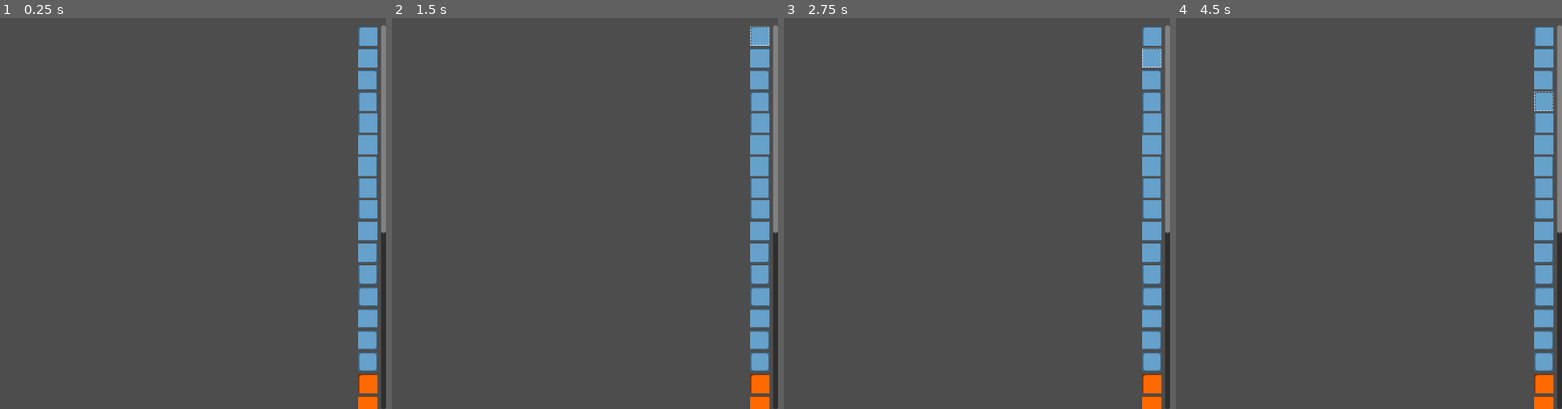
Above: before the commit, frames 1-4 (left to right).
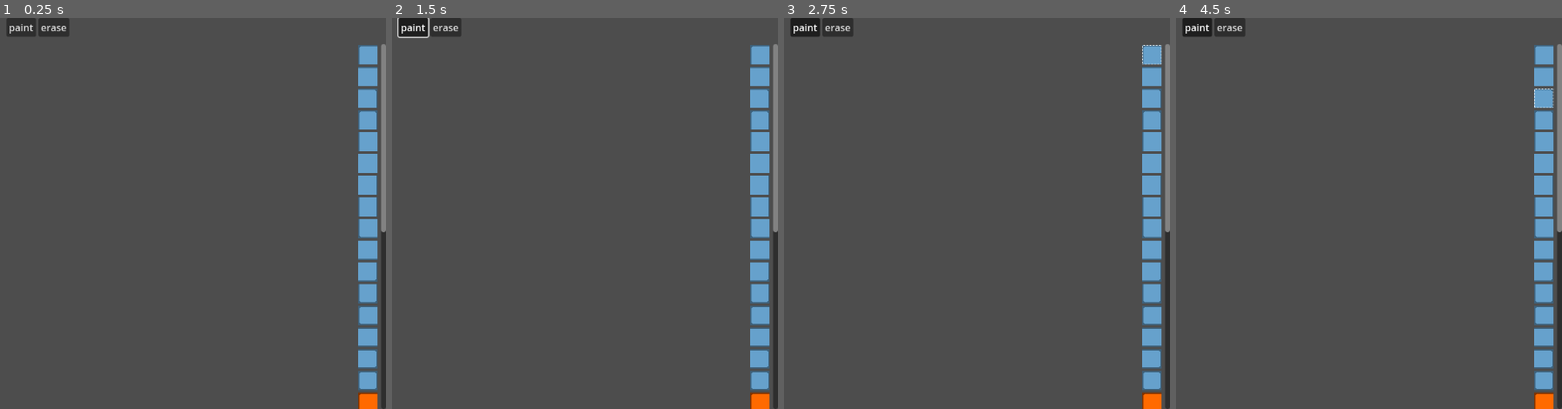
Above: after the commit, the same moments.

Repository: krotomo/glue-gun-game
Game: Godot game, scene res://editor/editor.tscn
Same seed, same stepped clock (60 frames per second), same inputs: the game is played once before the commit and once after it.
Inputs (mouse positions are in pixels of both pictures, inside the frame that each line leads up to):
- Up to frame 1 (0.25 s): no input
- Up to frame 2 (1.5 s): click (415, 25) at 0.5 s, where only the run after the commit has a clickable "paint"; click (758, 37) at 1.27 s
- Up to frame 3 (2.75 s): click (1150, 57) at 2.02 s
- Up to frame 4 (4.5 s): click (1542, 80) at 2.77 s; click (1542, 53) at 3.52 s; click (1542, 100) at 4.27 s

The runs differ from the first frame. In frame 1, 2.8% of the frame differs, in the area x 1-100%, y 0-100%; in frame 2, 2.9%; in frame 3, 2.8%; in frame 4, 2.8%.

Commit message:
add and remove cells!!

Diff:
--- a/editor/editor.gd
+++ b/editor/editor.gd
@@ -1,15 +1,25 @@
 extends VSplitContainer
 
 const TileButton = preload("res://editor/tile_button.gd")
+const ToolButton = preload("res://editor/tool_button.gd")
 
 @export var tile_set: TileSet
 @export var outline_texture: Texture2D
 @onready var tile_container = $HSplitContainer/VBoxContainer/ScrollContainer/MarginContainer/TileContainer
 @onready var subviewport_container = $HSplitContainer/SubViewportContainer
-var button_group = ButtonGroup.new()
+@onready var subviewport = $HSplitContainer/SubViewportContainer/SubViewport
+@onready var camera = $HSplitContainer/SubViewportContainer/SubViewport/Camera2D
+@onready var tile_map_layer = $HSplitContainer/SubViewportContainer/SubViewport/TileMapLayer
+@onready var toolbar = $Toolbar
+var tile_button_group = ButtonGroup.new()
+var tool_button_group = ButtonGroup.new()
 
 
 func _ready():
+	for child in toolbar.get_children():
+		if child is ToolButton:
+			child.button_group = tool_button_group
+			child.toggle_mode = true
 	for idx in range(tile_set.get_source_count()):
 		var source_id = tile_set.get_source_id(idx)
 		var source : TileSetAtlasSource = tile_set.get_source(source_id)
@@ -27,7 +37,7 @@
 				button.toggle_mode = true
 				button.size = Vector2i(Block.SIZE, Block.SIZE)
 				button.texture_normal = atlas_texture
-				button.button_group = button_group
+				button.button_group = tile_button_group
 
 				var outline = TextureRect.new()
 				outline.texture = outline_texture
@@ -41,9 +51,21 @@
 				tile_container.add_child(button)
 
 
-func _unhandled_input(event):
-	if event is InputEventMouseButton and event.button_index == MOUSE_BUTTON_LEFT:
-		var local_pos = subviewport_container.get_local_mouse_position()
-		if local_pos.x < 0 or local_pos.y < 0 or local_pos.x > subviewport_container.size.x or local_pos.y > subviewport_container.size.y:
+func _process(_delta):
+	var tool_button : ToolButton = tool_button_group.get_pressed_button()
+	if tool_button == null:
+		return
+	if Input.is_action_pressed("editor_action"):
+		var tile_button : TileButton = tile_button_group.get_pressed_button()
+		if tile_button == null:
 			return
-		print(local_pos)
+		var mouse_pos = subviewport_container.get_local_mouse_position()
+		if mouse_pos.x < 0 or mouse_pos.y < 0 or mouse_pos.x > subviewport_container.size.x or mouse_pos.y > subviewport_container.size.y:
+			return
+		var world_pos = tile_map_layer.get_canvas_transform().affine_inverse() * mouse_pos
+		var local_pos = tile_map_layer.to_local(world_pos)
+		var tile_pos = tile_map_layer.local_to_map(local_pos)
+		if tool_button.tool == ToolButton.Tool.PAINT:
+			tile_map_layer.set_cell(tile_pos, tile_button.source_id, tile_button.atlas_coords, false)
+		elif tool_button.tool == ToolButton.Tool.ERASE:
+			tile_map_layer.set_cell(tile_pos, -1)
--- a/editor/editor.tscn
+++ b/editor/editor.tscn
@@ -1,9 +1,10 @@
-[gd_scene load_steps=9 format=3 uid="uid://d3ifynyaqjt1b"]
+[gd_scene load_steps=10 format=3 uid="uid://d3ifynyaqjt1b"]
 
 [ext_resource type="Script" path="res://editor/editor.gd" id="1_w3mdt"]
 [ext_resource type="Texture2D" uid="uid://cnn2dvf28ivx0" path="res://assets/tiles.png" id="2_32cww"]
 [ext_resource type="Texture2D" uid="uid://ue2u2kmjpw5j" path="res://assets/robobo.png" id="3_blkno"]
 [ext_resource type="Texture2D" uid="uid://b7j3rg11k43h3" path="res://assets/outline.png" id="4_k158n"]
+[ext_resource type="Script" path="res://editor/tool_button.gd" id="5_6q1vk"]
 [ext_resource type="TileSet" uid="uid://j4g5u5c6b05k" path="res://assets/tile_set.tres" id="5_fkhns"]
 
 [sub_resource type="TileSetAtlasSource" id="TileSetAtlasSource_eowo8"]
@@ -68,6 +69,19 @@
 
 [node name="Toolbar" type="HBoxContainer" parent="."]
 layout_mode = 2
+alignment = 1
+
+[node name="PaintButton" type="Button" parent="Toolbar"]
+layout_mode = 2
+toggle_mode = true
+text = "paint"
+script = ExtResource("5_6q1vk")
+
+[node name="EraserButton" type="Button" parent="Toolbar"]
+layout_mode = 2
+text = "erase"
+script = ExtResource("5_6q1vk")
+tool = 1
 
 [node name="HSplitContainer" type="HSplitContainer" parent="."]
 layout_mode = 2
@@ -80,7 +94,7 @@
 [node name="SubViewport" type="SubViewport" parent="HSplitContainer/SubViewportContainer"]
 transparent_bg = true
 handle_input_locally = false
-size = Vector2i(1092, 636)
+size = Vector2i(1092, 605)
 render_target_update_mode = 4
 
 [node name="TileMapLayer" type="TileMapLayer" parent="HSplitContainer/SubViewportContainer/SubViewport"]
--- /dev/null
+++ b/editor/tool_button.gd
@@ -0,0 +1,9 @@
+extends Button
+
+
+enum Tool {
+	PAINT,
+	ERASE
+}
+
+@export var tool: Tool = Tool.PAINT
--- a/project.godot
+++ b/project.godot
@@ -60,6 +60,16 @@
 , Object(InputEventKey,"resource_local_to_scene":false,"resource_name":"","device":-1,"window_id":0,"alt_pressed":false …(186 unchanged characters)…
 ]
 }
+editor_action={
+"deadzone": 0.5,
+"events": [Object(InputEventMouseButton,"resource_local_to_scene":false,"resource_name":"","device":-1,"window_id":0,"alt_pressed":false,"shift_pressed":false,"ctrl_pressed":false,"meta_pressed":false,"button_mask":0,"position":Vector2(0, 0),"global_position":Vector2(0, 0),"factor":1.0,"button_index":1,"canceled":false,"pressed":false,"double_click":false,"script":null)
+]
+}
+editor_pan={
+"deadzone": 0.5,
+"events": [Object(InputEventMouseButton,"resource_local_to_scene":false,"resource_name":"","device":-1,"window_id":0,"alt_pressed":false,"shift_pressed":false,"ctrl_pressed":false,"meta_pressed":false,"button_mask":0,"position":Vector2(0, 0),"global_position":Vector2(0, 0),"factor":1.0,"button_index":3,"canceled":false,"pressed":false,"double_click":false,"script":null)
+]
+}
 
 [layer_names]
 
